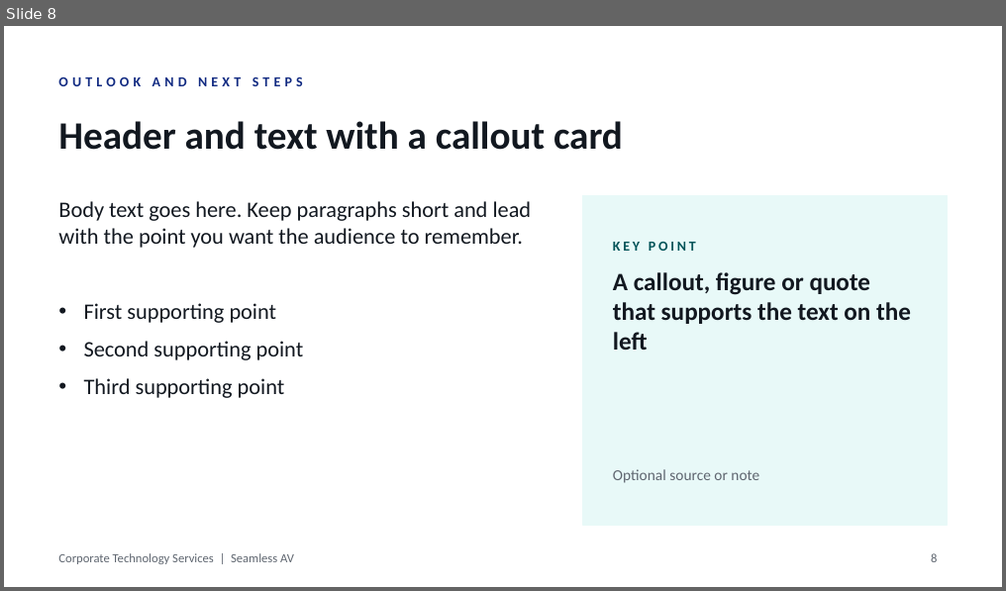
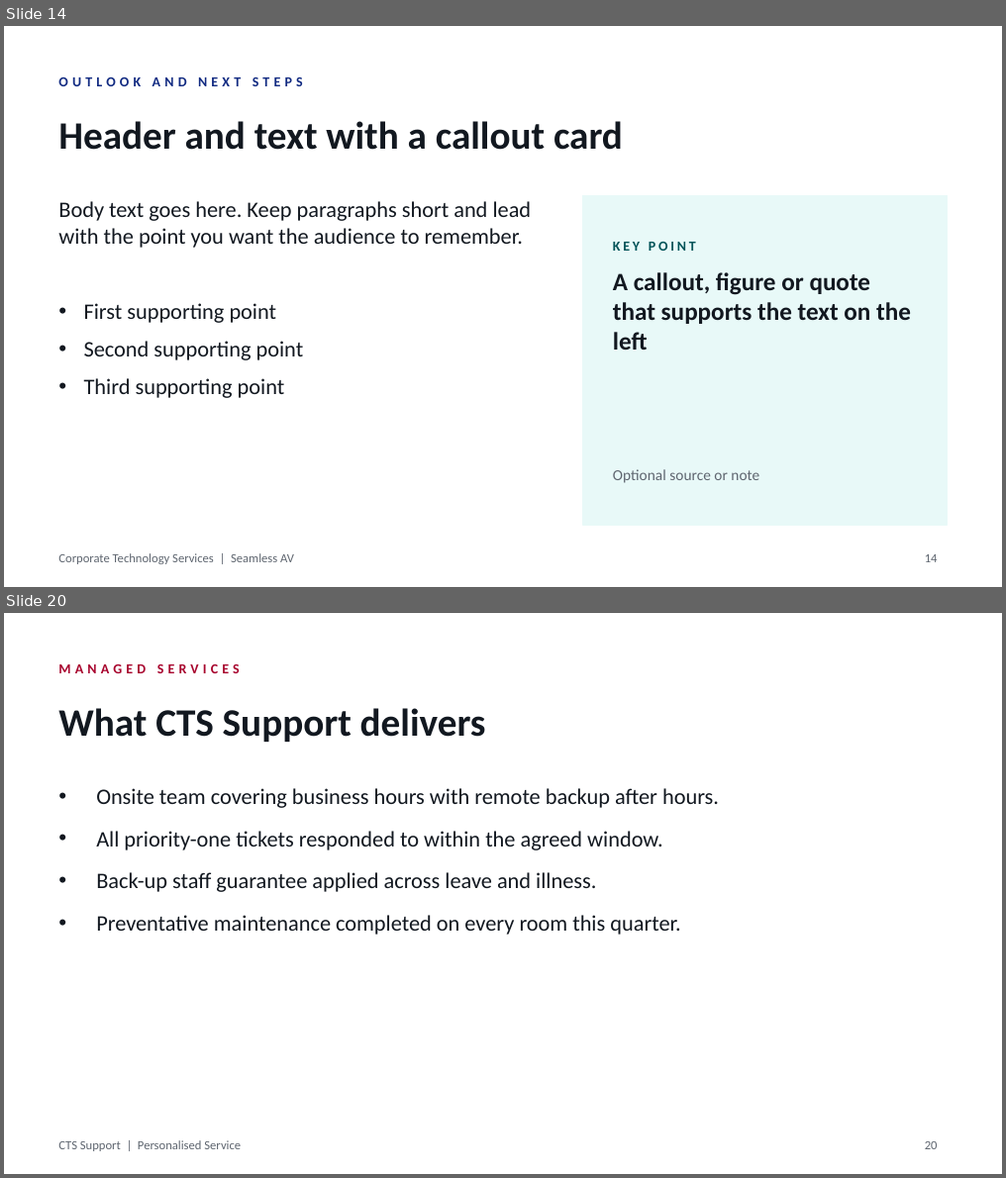
Before and after one commit to WesleyNelson-O33/Claude, a slide deck: presentation/CTS Presentation Template.pptx. Shown one above the other, each under a label of ours: slide 8 before the commit, slides 14 and 20 after it; the slides between them are not shown. The pictures are 1006x591 and 1006x1178 pixels, drawn with LibreOffice and Linux fonts; fonts in the diff are those of the drawing; background and template pictures are left out. Boxes give left, top, right and bottom in pixels: in the first picture for what was removed or moved away, otherwise in the second. Text is boxed around its words. In the diff, an @@ line names an element or a change of style, - is before the commit and + after.

```diff
--- a/presentation/CTS Presentation Template.pptx
+++ b/presentation/CTS Presentation Template.pptx
@@ slide 20 added at [4,613,1002,1174], background #FFFFFF @@
@@ text added at [58,664,240,673], 10 pt, text #A8052E, bold @@
+MANAGED SERVICES
@@ title added at [58,708,486,742], 28 pt, text #121820, bold @@
+What CTS Support delivers
@@ text added at [96,788,719,935], 16 pt, text #121820 @@
+• Onsite team covering business hours with remote backup after hours.
+• All priority-one tickets responded to within the agreed window.
+• Back-up staff guarantee applied across leave and illness.
+• Preventative maintenance completed on every room this quarter.
@@ text added at [58,1141,241,1152], 9 pt, text #5F6670 @@
+CTS Support | Personalised Service
@@ page number added at [925,1142,938,1150], 9 pt, text #5F6670 @@
+20
@@ what was slide 8 is now slide 14 @@
@@ page number at [925,555,938,563]: text changed @@
-8
+14
```
Also in this commit, not shown: 6 other slides changed, 12 other slides added, 1 slide removed, 17 other files.
